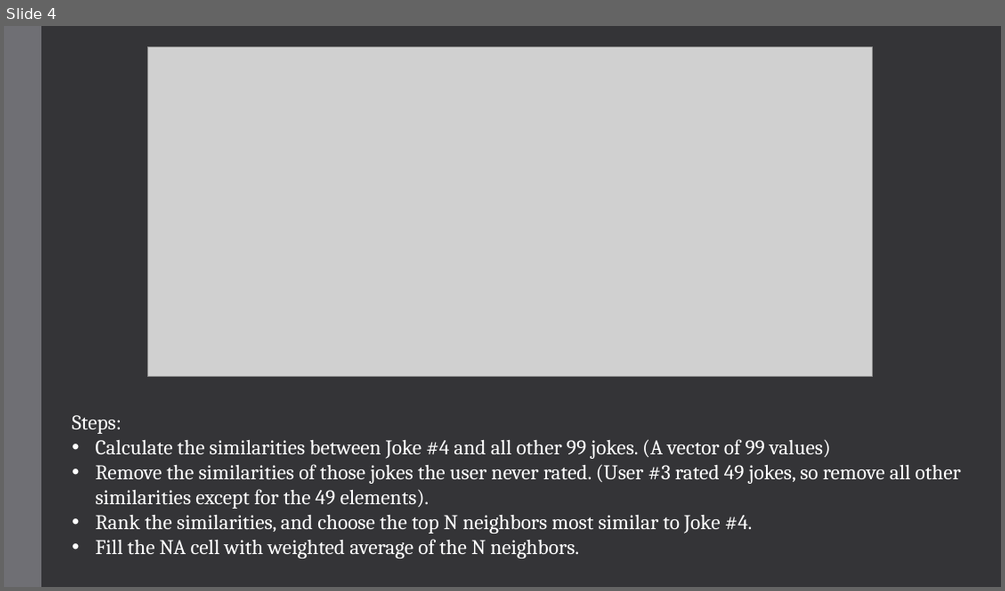
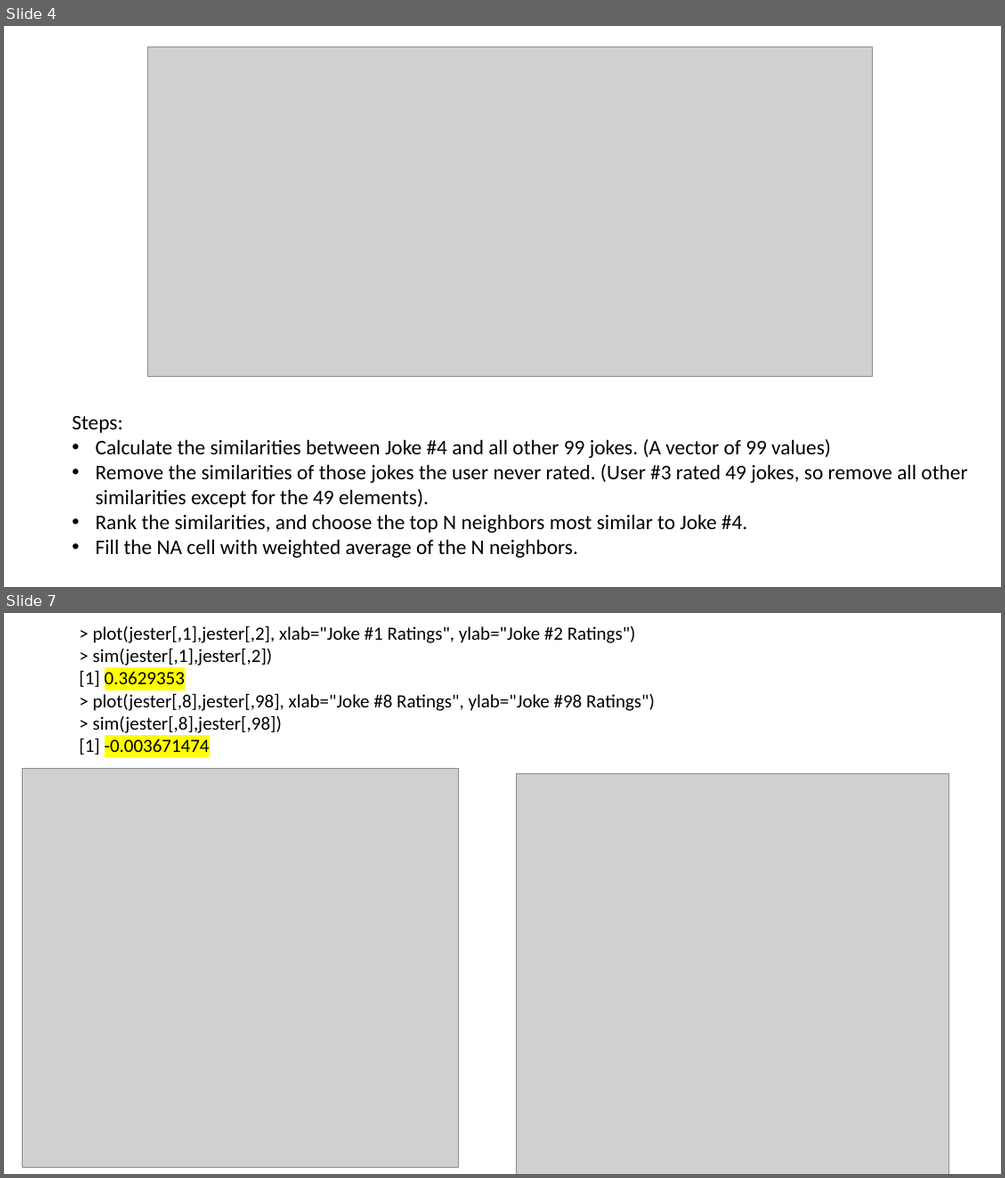
Before and after one commit to Tyllis/Data607, a slide deck: jester-collaborative-filtering.pptx. Shown one above the other, each under a label of ours: slide 4 before the commit, slides 4 and 7 after it; the slides between them are not shown. The pictures are 1005x591 and 1005x1178 pixels, drawn with LibreOffice and Linux fonts; fonts in the diff are those of the drawing; grey boxes stand for pictures; background and template pictures are left out. Boxes give left, top, right and bottom in pixels: in the first picture for what was removed or moved away, otherwise in the second. Text is boxed around its words. In the diff, an @@ line names an element or a change of style, - is before the commit and + after.

```diff
--- a/jester-collaborative-filtering.pptx
+++ b/jester-collaborative-filtering.pptx
@@ slide 7 added at [4,613,1001,1174], background #FFFFFF @@
@@ text added at [79,625,655,758], 18 pt, text #000000 @@
+> plot(jester[,1],jester[,2], xlab="Joke #1 Ratings", ylab="Joke #2 Ratings")
+> sim(jester[,1],jester[,2])
+[1] 0.3629353
+> plot(jester[,8],jester[,98], xlab="Joke #8 Ratings", ylab="Joke #98 Ratings")
+> sim(jester[,8],jester[,98])
+[1] -0.003671474
@@ picture added at [22,768,459,1167] @@
@@ picture added at [517,774,949,1174] @@
@@ slide 4 changed as well @@
@@ background #353537 to #FFFFFF @@
@@ rectangle removed at [4,26,41,587] @@
@@ text "Steps:" at [72,416,967,557]: font Cambria to Calibri, text colour #FFFFFF to #000000 @@
```
Also in this commit, not shown: 3 other slides changed, 3 other slides added, 1 slide removed.
